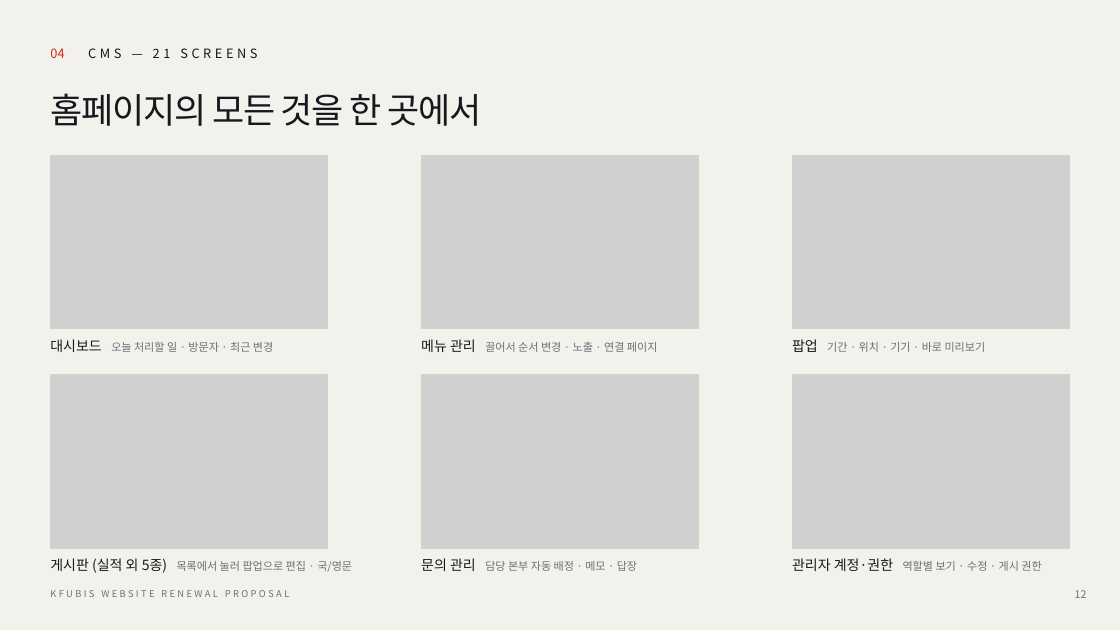
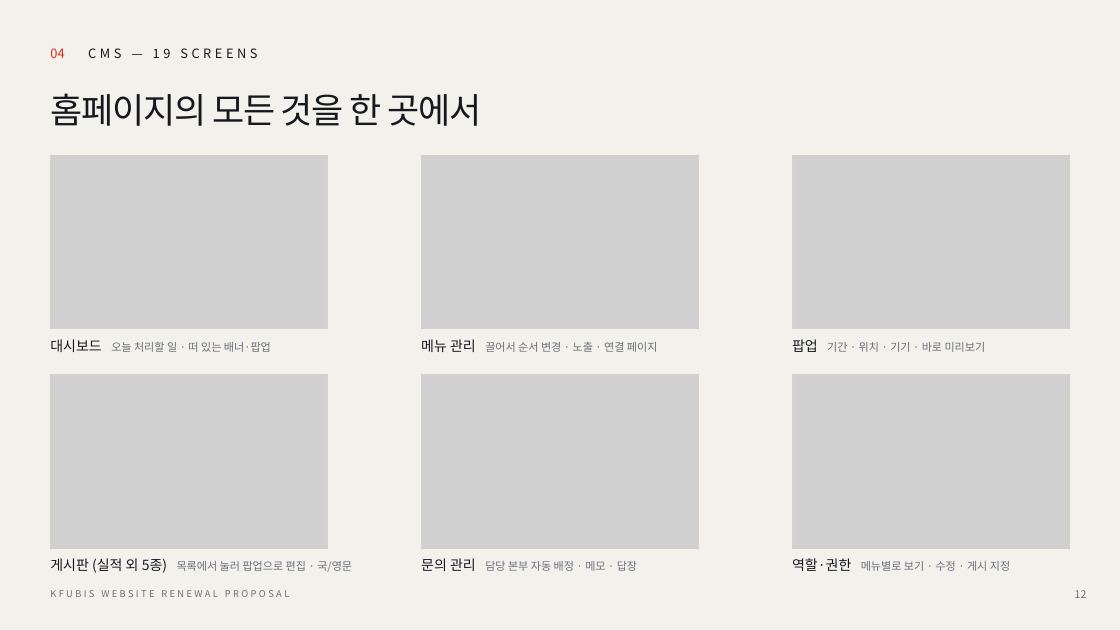
Before and after one commit to leety-stack/KFUBIS_Homepage, a slide deck: slide 12 of 제안서/[한방유비스 홈페이지] 대표홈페이지 개편_제안서(디자인형).pptx. Drawn at 1120x630 pixels with LibreOffice and Linux fonts; fonts in the diff are those of the drawing; grey boxes stand for pictures. Boxes give left, top, right and bottom in pixels: in the first picture for what was removed or moved away, otherwise in the second. Text is boxed around its words. In the diff, an @@ line names an element or a change of style, - is before the commit and + after.

```diff
--- a/제안서/[한방유비스 홈페이지] 대표홈페이지 개편_제안서(디자인형).pptx
+++ b/제안서/[한방유비스 홈페이지] 대표홈페이지 개편_제안서(디자인형).pptx
@@ text at (x1=88, y1=48, x2=257, y2=58): text changed @@
-CMS — 21 SCREENS
+CMS — 19 SCREENS
@@ text at (x1=50, y1=339, x2=271, y2=352): text changed @@
-대시보드 오늘 처리할 일 · 방문자 · 최근 변경
+대시보드 오늘 처리할 일 · 떠 있는 배너·팝업
@@ text at (x1=792, y1=558, x2=1010, y2=571): text changed @@
-관리자 계정·권한 역할별 보기 · 수정 · 게시 권한
+역할·권한 메뉴별로 보기 · 수정 · 게시 지정
```
Also in this commit, not shown: 2 other slides changed, 35 other files.
